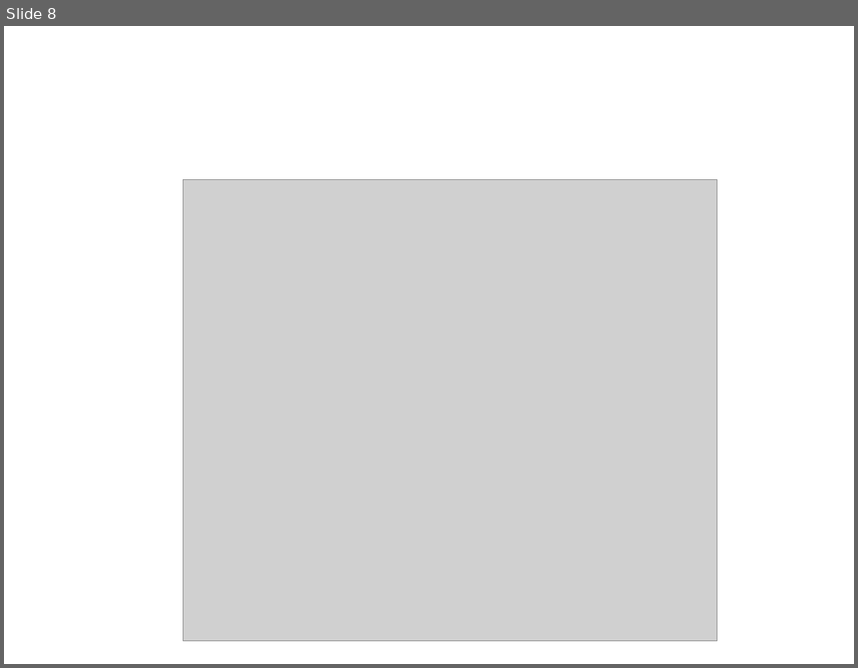
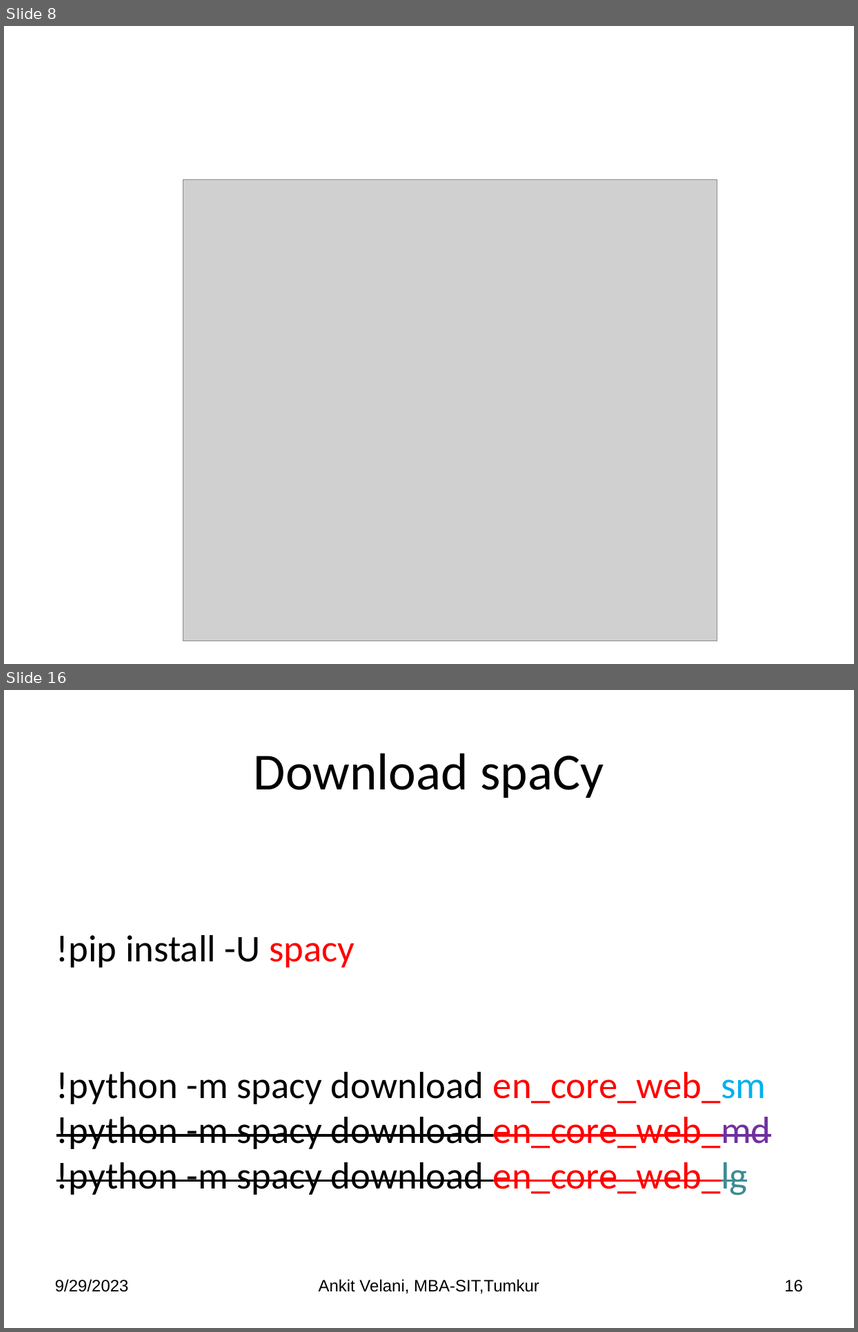
Before and after one commit to sitmbadept/sitmbadept.github.io, a slide deck: 2023/UNIT_4_5/Unit-5-Python-Text-TimeSeries.pptx. Shown one above the other, each under a label of ours: slide 8 before the commit, slides 8 and 16 after it; the slides between them are not shown. The pictures are 858x668 and 858x1332 pixels, drawn with LibreOffice and Linux fonts; fonts in the diff are those of the drawing; grey boxes stand for pictures. Boxes give left, top, right and bottom in pixels: in the first picture for what was removed or moved away, otherwise in the second. Text is boxed around its words. In the diff, an @@ line names an element or a change of style, - is before the commit and + after.

```diff
--- a/2023/UNIT_4_5/Unit-5-Python-Text-TimeSeries.pptx
+++ b/2023/UNIT_4_5/Unit-5-Python-Text-TimeSeries.pptx
@@ slide 16 added at (4,690,854,1328), background #FFFFFF @@
@@ title added at (254,753,604,798), 44 pt, text #000000 @@
+Download spaCy
@@ text added at (56,935,771,1195), 32 pt, text #000000, strikethrough @@
+!pip install -U spacy
+!python -m spacy download en_core_web_sm
+!python -m spacy download en_core_web_md
+!python -m spacy download en_core_web_lg
@@ text added at (55,1279,129,1292), 14 pt, text #000000 @@
+9/29/2023
@@ text added at (319,1279,539,1293), 14 pt, text #000000 @@
+Ankit Velani, MBA-SIT,Tumkur
@@ page number added at (784,1279,803,1292), 14 pt, text #000000 @@
+16
```
Also in this commit, not shown: 25 slides changed, 1 other slide added.
